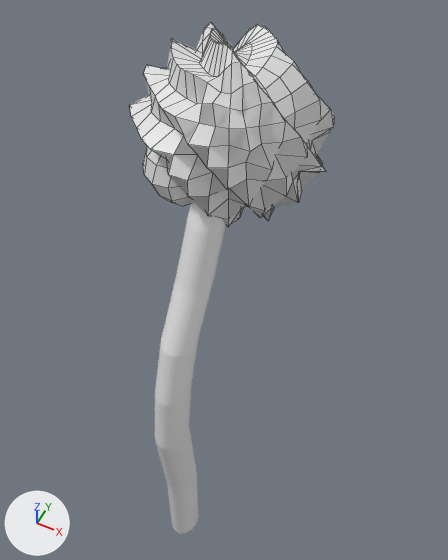
An edit to the FBX model Assets/Prefabs/Flower.fbx, drawn before and after from the same camera.
The view is the same before and after, from a 50 mm camera at (0.287, -0.403, 0.751) aimed at (-0.001, 0.173, 0.031). Every picture has the same lights, and +X, +Y and +Z are marked at lower left. Mesh edges are drawn as thin lines on the coarser meshes. Where no turn or scale is listed for an object, it has been applied to the vertices.
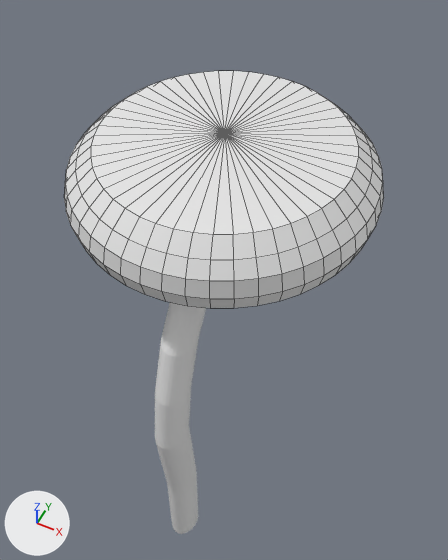
Where the change shows, as pixel boxes (x1, y1, x2, y2) in the pictures (448 x 560 px):
'Torus', added
    after: (64, 71, 384, 308)
'Sphere', deleted
    before: (129, 23, 334, 227)

What changed in the scene script:
```text
Add me_torus:
    me_torus.from_pydata(...)  # 243 vertices, 240 faces; spans x -0.197..0.197, y -0.201..0.201, z -0.022..0.066
Remove ob_sphere:
    ob_sphere = bpy.data.objects.new('Sphere', me_sphere_001)
    ob_sphere.location = (0.011, 0.17, 0.316)
Add ob_torus:
    ob_torus = bpy.data.objects.new('Torus', me_torus)
    ob_torus.location = (0.011, 0.15, 0.254)
```
